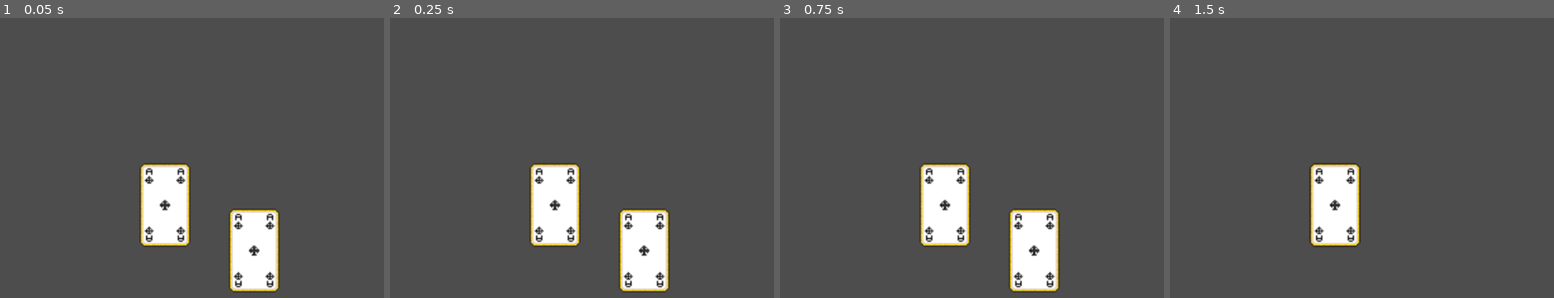
Above: before the commit, frames 1-4 (left to right).
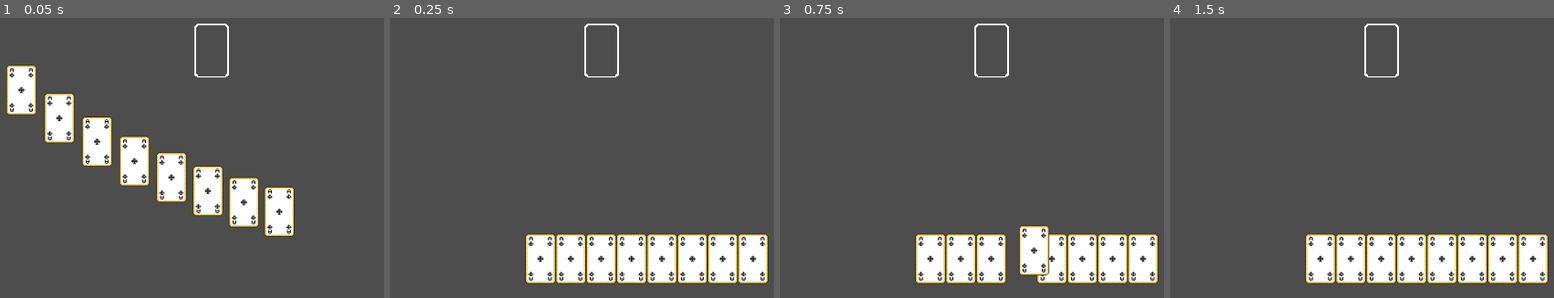
Above: after the commit, the same moments.

Repository: lethalgem/godot-multiplayer-test
Game: Godot game, scene res://scenes/main_game.tscn
The game is run twice, just before and just after one commit, with the same random seed, the same clock (stepped at 60 frames per second) and the same inputs. This scene is started directly instead of the project's main scene.
Inputs (mouse positions are in pixels of both pictures, inside the frame that each line leads up to):
- Up to frame 1 (0.05 s): no input
- Up to frame 2 (0.25 s): no input
- Up to frame 3 (0.75 s): tap Enter at 0.5 s; move the mouse to (1033, 250) at 0.52 s; press the mouse at (1033, 250) at 0.53 s
- Up to frame 4 (1.5 s): tap Space at 1.25 s; move the mouse to (1335, 205) at 1.27 s; release the mouse at (1335, 205) at 1.28 s; click (1335, 205) at 1.35 s

The runs differ from the first frame. In frame 1, 16% of the frame differs, in the area x 1-77%, y 1-99%; in frame 2, 14%; in frame 3, 14%; in frame 4, 14%.

Commit message:
Added player hand and card slots

Diff:
--- a/project.godot
+++ b/project.godot
@@ -21,6 +21,8 @@
 
 [display]
 
+window/size/viewport_width=1920
+window/size/viewport_height=1080
 window/vsync/vsync_mode=0
 
 [input]
--- a/scenes/card_2d.tscn
+++ b/scenes/card_2d.tscn
@@ -4,6 +4,7 @@
 [ext_resource type="Script" uid="uid://dsofur3mkrdr6" path="res://scripts/card_2d.gd" id="1_oa1ja"]
 
 [node name="Card2D" type="Sprite2D" node_paths=PackedStringArray("area_2d", "collision_2d")]
+z_index = 1
 scale = Vector2(2, 2)
 texture = ExtResource("1_o5lpf")
 script = ExtResource("1_oa1ja")
@@ -13,7 +14,7 @@
 [node name="Area2D" type="Area2D" parent="."]
 
 [node name="CollisionPolygon2D" type="CollisionPolygon2D" parent="Area2D"]
-polygon = PackedVector2Array(-19, -37, -19, -35, -24, -31, -24, 31, -19, 34.9, -18.5, 38.5, 17, 39, 17, 35.5, 24, 32, 24, -31, 19, -35, 19, -37)
+polygon = PackedVector2Array(-19, -35, -24, -31, -24, 31, -19, 34.9, 17, 35.5, 24, 32, 24, -31, 19, -35)
 
 [connection signal="mouse_entered" from="Area2D" to="." method="_on_area_2d_mouse_entered"]
 [connection signal="mouse_exited" from="Area2D" to="." method="_on_area_2d_mouse_exited"]
--- /dev/null
+++ b/scenes/card_slot.tscn
@@ -0,0 +1,27 @@
+[gd_scene load_steps=5 format=3 uid="uid://cnj0k17jx6yb3"]
+
+[ext_resource type="Script" uid="uid://bl2fonpitylxy" path="res://scripts/card_slot.gd" id="1_mxh2e"]
+[ext_resource type="Shader" uid="uid://dgsgb7b582agp" path="res://shaders/card_slot.gdshader" id="2_hrxt0"]
+[ext_resource type="Texture2D" uid="uid://cxp4avdswedq2" path="res://assets/Card Sprites/Clubs 1.png" id="3_dwl65"]
+
+[sub_resource type="ShaderMaterial" id="ShaderMaterial_dt6cf"]
+shader = ExtResource("2_hrxt0")
+shader_parameter/outline_px = 2.0
+shader_parameter/outline_color = Color(1, 1, 1, 1)
+shader_parameter/outline_only = true
+
+[node name="CardSlot" type="Node2D"]
+script = ExtResource("1_mxh2e")
+
+[node name="CardSlotImage" type="Sprite2D" parent="."]
+material = SubResource("ShaderMaterial_dt6cf")
+scale = Vector2(2, 2)
+texture = ExtResource("3_dwl65")
+
+[node name="Area2D" type="Area2D" parent="."]
+collision_layer = 2
+collision_mask = 2
+
+[node name="CollisionPolygon2D" type="CollisionPolygon2D" parent="Area2D"]
+scale = Vector2(2, 2)
+polygon = PackedVector2Array(-19, -37, -24, -31, -24, 31, -19, 37, 18, 37, 24, 32, 24, -31, 19, -37)
--- a/scenes/main_game.tscn
+++ b/scenes/main_game.tscn
@@ -1,20 +1,16 @@
 [gd_scene load_steps=5 format=3 uid="uid://c3id4ey22vfar"]
 
 [ext_resource type="Script" uid="uid://jwk0kpp32mq6" path="res://scripts/main_game.gd" id="1_72e8q"]
-[ext_resource type="PackedScene" uid="uid://bjkswawjgek8q" path="res://scenes/card_2d.tscn" id="1_s3esy"]
 [ext_resource type="PackedScene" uid="uid://bn8p8w43nki17" path="res://scenes/card_manager.tscn" id="2_0rdsr"]
 [ext_resource type="PackedScene" uid="uid://d0evid1ckhj1k" path="res://scenes/player_hand.tscn" id="3_d2op2"]
+[ext_resource type="PackedScene" uid="uid://cnj0k17jx6yb3" path="res://scenes/card_slot.tscn" id="5_ipu61"]
 
 [node name="MainGame" type="Node2D"]
 script = ExtResource("1_72e8q")
 
+[node name="PlayerHand" parent="." instance=ExtResource("3_d2op2")]
+
+[node name="CardSlot" parent="." instance=ExtResource("5_ipu61")]
+position = Vector2(841, 341)
+
 [node name="CardManager" parent="." instance=ExtResource("2_0rdsr")]
-
-[node name="Card2D" parent="CardManager" instance=ExtResource("1_s3esy")]
-position = Vector2(572, 521)
-
-[node name="Card2D2" parent="CardManager" instance=ExtResource("1_s3esy")]
-position = Vector2(431, 449)
-
-[node name="PlayerHand" parent="." instance=ExtResource("3_d2op2")]
-position = Vector2(355, 326)
--- a/scripts/card_2d.gd
+++ b/scripts/card_2d.gd
@@ -5,6 +5,8 @@
 
 signal card_hover_active
 signal card_hover_inactive
+
+var hand_position
 
 func _ready():
 	#This will get card manager
--- a/scripts/card_manager.gd
+++ b/scripts/card_manager.gd
@@ -1,12 +1,22 @@
 class_name CardManager extends Node2D
+
+@export var player_hand = PlayerHand
+
+#TODO: Card hover needs to be inactive when holding a card. Issue | While holding a card, hover animation is active for other cards.
+#TODO: Alternative - Instead of card hover could draw instead, instead of scale, we move card up slightly and maybe scale too?
+
+const COLLISION_MASK_CARD = 1
+const COLLISION_MASK_CARD_SLOT = 2
 
 var card_being_dragged
 var screen_size
+var is_hovering_on_card
 
 func _ready():
 	screen_size = get_viewport_rect().size
+	player_hand = $"../PlayerHand"
 
-func _process(delta):
+func _process(delta) -> void:
 	if card_being_dragged:
 		var mouse_pos = get_global_mouse_position()
 		card_being_dragged.position = Vector2(
@@ -18,29 +28,90 @@
 	if event.is_action_pressed('left_click'):
 		var card = raycast_check_for_card()
 		if card:
-			card_being_dragged = card
+			start_drag(card)
 	if event.is_action_released('left_click'):
-		card_being_dragged = null
+		if card_being_dragged:
+			finish_drag()
+
+func start_drag(card):
+	card_being_dragged = card
+	card.scale = Vector2(2,2)
+
+func finish_drag():
+	card_being_dragged.scale = Vector2(2.1,2.1)
+	var card_slot_found = raycast_check_for_card_slot()
+	if card_slot_found and not card_slot_found.card_in_slot:
+		player_hand.remove_card_from_hand(card_being_dragged)
+		card_being_dragged.position = card_slot_found.position
+		card_being_dragged.get_node("Area2D/CollisionPolygon2D").disabled = true
+		card_slot_found.card_in_slot = true
+	else:
+		player_hand.add_card_to_hand(card_being_dragged)
+	card_being_dragged = null
 
 func connect_card_signals(card):
 	card.connect("card_hover_active", on_card_hover_active)
 	card.connect("card_hover_inactive", on_card_hover_inactive)
 
 func on_card_hover_active(card):
-	print("hovering")
-	pass
+	if !is_hovering_on_card:
+		is_hovering_on_card = true
+		highlight_hovered_card(card, true)
 
 func on_card_hover_inactive(card):
-	print("not hovering")
-	pass
+	if !card_being_dragged:
+		highlight_hovered_card(card, false)
+		var new_card_hovered = raycast_check_for_card()
+		if new_card_hovered:
+			highlight_hovered_card(new_card_hovered, self)
+		else:
+			is_hovering_on_card = false
+
+func highlight_hovered_card(card, hovered):
+	if hovered:
+		card.scale = Vector2(2.1, 2.1)
+#		Changes the layer in which the card is renderd infront or behind other cards
+		card.z_index = 2
+	else:
+		card.scale = Vector2(2, 2)
+		card.z_index = 1
+
+func raycast_check_for_card_slot():
+	var space_state = get_world_2d().direct_space_state
+	var parameters = PhysicsPointQueryParameters2D.new()
+
+	parameters.position = get_global_mouse_position()
+	parameters.collide_with_areas = true
+	parameters.collision_mask = COLLISION_MASK_CARD_SLOT
+
+	var result = space_state.intersect_point(parameters)
+
+	if result.size() > 0:
+		return result[0].collider.get_parent()
+	return null
 
 func raycast_check_for_card():
 	var space_state = get_world_2d().direct_space_state
 	var parameters = PhysicsPointQueryParameters2D.new()
+
 	parameters.position = get_global_mouse_position()
 	parameters.collide_with_areas = true
-	parameters.collision_mask = 1
+	parameters.collision_mask = COLLISION_MASK_CARD
+
 	var result = space_state.intersect_point(parameters)
+
 	if result.size() > 0:
-		return result[0].collider.get_parent()
+		return highest_z_index_card(result)
 	return null
+
+func highest_z_index_card(cards):
+	var highest_z_card = cards[0].collider.get_parent()
+	var highest_z_index = highest_z_card.z_index
+
+	#Loop through cards and find highest z
+	for i in range(1, cards.size()):
+		var current_card = cards[1].collider.get_parent()
+		if current_card.z_index > highest_z_index:
+			highest_z_card = current_card
+			highest_z_index = current_card.z_index
+	return highest_z_card
--- /dev/null
+++ b/scripts/card_slot.gd
@@ -0,0 +1,3 @@
+class_name CardSlot extends Node2D
+
+var card_in_slot = false
--- a/scripts/player_hand.gd
+++ b/scripts/player_hand.gd
@@ -1,8 +1,47 @@
 class_name PlayerHand extends Node2D
 
-const HAND_COUNT = 5
+const HAND_COUNT = 8
+const CARD_WIDTH = 80
+const HAND_Y_POSITION = 890
 
-func _ready():
+var player_hand = []
+var center_screen_x
+
+func _ready() -> void:
+	center_screen_x = get_viewport().size.x/2
+
 	var card_scene = preload("res://scenes/card_2d.tscn")
 	for i in range(HAND_COUNT):
 		var new_card = card_scene.instantiate()
+		$"../CardManager".add_child(new_card)
+		new_card.name = "Card"
+		add_card_to_hand(new_card)
+
+func add_card_to_hand(card):
+	if card not in player_hand:
+		player_hand.insert(0, card)
+		update_hand_positions()
+	else:
+		animate_card_to_position(card,card.hand_position)
+
+func update_hand_positions():
+	for i in range(player_hand.size()):
+#		Get new card position based on index passed in the hand
+		var new_position = Vector2(calculate_card_position(i), HAND_Y_POSITION)
+		var card = player_hand[i]
+		card.hand_position = new_position
+		animate_card_to_position(card, new_position)
+
+func calculate_card_position(index):
+	var total_width = (player_hand.size() -1) * CARD_WIDTH
+	var x_offset = center_screen_x + index * CARD_WIDTH - total_width/2
+	return x_offset
+
+func animate_card_to_position(card, new_position):
+	var tween = get_tree().create_tween()
+	tween.tween_property(card,"position", new_position,0.1)
+
+func remove_card_from_hand(card):
+	if card in player_hand:
+		player_hand.erase(card)
+		update_hand_positions()
--- /dev/null
+++ b/shaders/card_slot.gdshader
@@ -0,0 +1,45 @@
+shader_type canvas_item;
+
+// Outline width in pixels.
+uniform float outline_px : hint_range(0.0, 8.0) = 2.0;
+// Outline color (slot color).
+uniform vec4 outline_color : source_color = vec4(1.0);
+
+// If true, hide the original fill and show only the outline (slot look).
+uniform bool outline_only = true;
+
+void fragment() {
+    vec4 tex = texture(TEXTURE, UV);
+    float a = tex.a;
+
+    // Compute neighbor alpha to detect the edge.
+    vec2 ts = vec2(textureSize(TEXTURE, 0));
+    vec2 px = 1.0 / ts;
+
+    float max_neighbor = 0.0;
+    // 8-neighborhood (you can add more samples for a thicker/smoother outline)
+    vec2 offs[8] = vec2[](
+        vec2(-1,  0), vec2(1,  0),
+        vec2( 0, -1), vec2(0,  1),
+        vec2(-1, -1), vec2(1, -1),
+        vec2(-1,  1), vec2(1,  1)
+    );
+
+    for (int i = 0; i < 8; i++) {
+        float na = texture(TEXTURE, UV + offs[i] * px * outline_px).a;
+        max_neighbor = max(max_neighbor, na);
+    }
+
+    // Edge pixel if current is transparent but a neighbor is opaque.
+    bool is_outline = (a == 0.0 && max_neighbor > 0.0);
+
+    if (outline_only) {
+        COLOR = is_outline ? outline_color : vec4(0.0);
+    } else {
+        // Show the original sprite plus the outline “behind” it.
+        vec4 base = tex;
+        vec4 outc = is_outline ? outline_color : vec4(0.0);
+        // If you want the outline to sit behind the sprite, choose the max alpha.
+        COLOR = (outc.a > base.a) ? outc : base;
+    }
+}
Not shown, added: scripts/card_slot.gd.uid
Not shown, added: shaders/card_slot.gdshader.uid
